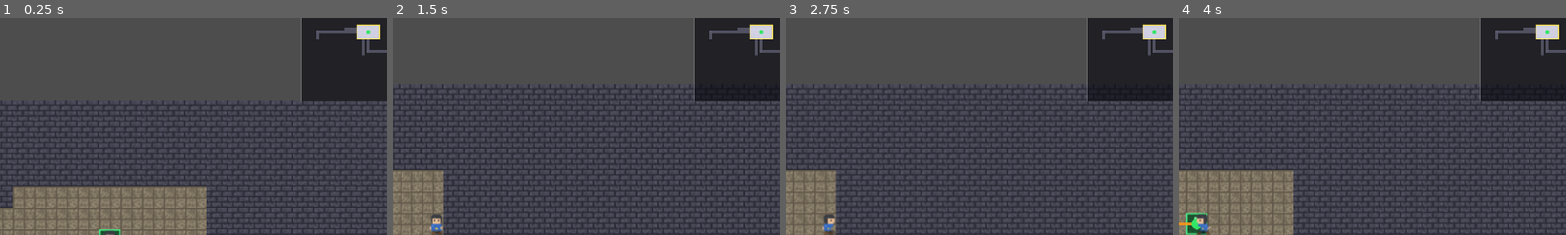
Above: before the commit, frames 1-4 (left to right).
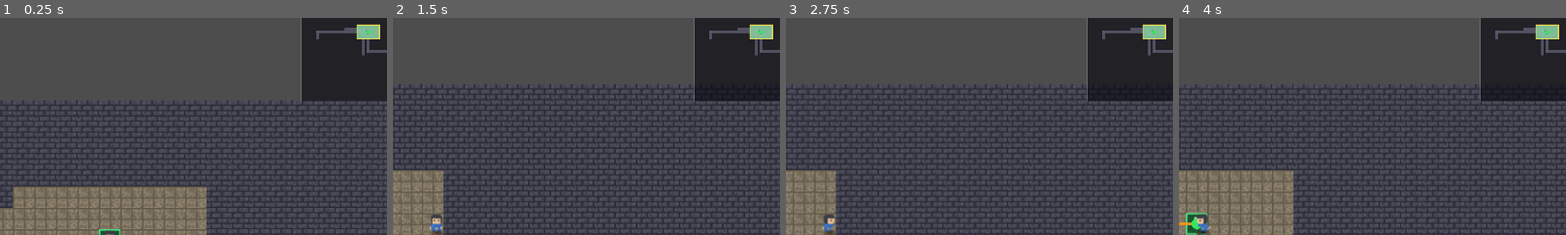
Above: after the commit, the same moments.

Repository: longray/godot_learn
Game: Godot game, scene res://lessons/lesson03_playable/lesson03.tscn
Two runs of this game, one before a commit and one after it. Both use one fixed random seed, a clock stepped at 60 frames per second and the inputs below.
Inputs (mouse positions are % of the whole screen's width and height, from its top left):
- Up to frame 1 (0.25 s): no input
- Up to frame 2 (1.5 s): tap Enter at 0.5 s; move the mouse to (72, 45) at 0.52 s; hold D (move_right) 0.53-1.25 s; click (72, 45) at 0.6 s; drag from (30, 55) to (22, 94) at 1.27 s
- Up to frame 3 (2.75 s): move the mouse to (60, 28) at 2.02 s; hold D (move_right) from 2.03 s (still down); click (60, 28) at 2.1 s
- Up to frame 4 (4 s): release D (move_right) at 2.75 s; drag from (45, 70) to (7, 34) at 2.77 s; move the mouse to (80, 65) at 3.52 s; hold A (move_left) from 3.53 s (still down); click (80, 65) at 3.6 s
The pictures show only the part of the screen within x 44-94%, y 3-53%; the shares and areas given below are measured in that part.

The runs differ from the first frame. In frame 1, 0.3% of the frame differs, in the area x 92-98%, y 3-10%; in frame 2, 0.3%; in frame 3, 0.3%; in frame 4, 0.3%.

Commit message:
feat: 第9课作业2/3/4——钥匙房探索门槛+房间编号+类型配色

Diff:
--- a/2d_rpg_dungeon/lessons/lesson03_playable/dungeon_playable.gd
+++ b/2d_rpg_dungeon/lessons/lesson03_playable/dungeon_playable.gd
@@ -1275,11 +1275,39 @@
 # =========================
 
 func _setup_minimap() -> void:
-	# generate() 末尾：注入世界尺寸、房间矩形与走廊数据（方案 C）
+	# generate() 末尾：注入世界尺寸、房间矩形、走廊数据与类型表
 	if minimap and minimap.has_method("setup"):
-		minimap.setup(map_width, map_height, rooms, corridors)
+		minimap.setup(map_width, map_height, rooms, corridors, _build_room_types())
 
 	_update_minimap()
+
+
+func _build_room_types() -> Array[int]:
+	# 作业 4（第 9 课）：房间类型表（纯读取已有 POI 格子，不碰 RNG）
+	# 优先级：入口 > 出口 > 宝箱 > 怪物 > 普通（导航价值高的覆盖低的）
+	var types: Array[int] = []
+	types.resize(rooms.size())
+	types.fill(MiniMap.ROOM_NORMAL)
+
+	for cell in treasure_cells:
+		var idx := _find_room_index_containing_cell(cell)
+		if idx >= 0:
+			types[idx] = MiniMap.ROOM_TREASURE
+
+	for cell in monster_cells:
+		var idx := _find_room_index_containing_cell(cell)
+		if idx >= 0 and types[idx] == MiniMap.ROOM_NORMAL:
+			types[idx] = MiniMap.ROOM_MONSTER
+
+	var entrance_idx := _find_room_index_containing_cell(entrance_cell)
+	if entrance_idx >= 0:
+		types[entrance_idx] = MiniMap.ROOM_ENTRANCE
+
+	var exit_idx := _find_room_index_containing_cell(exit_cell)
+	if exit_idx >= 0:
+		types[exit_idx] = MiniMap.ROOM_EXIT
+
+	return types
 
 
 func _update_minimap() -> void:
@@ -1293,7 +1321,9 @@
 			has_key,
 			key_cell,
 			# 作业 1（第 9 课）：出口所在房间索引（探索过才画红点）
-			_find_room_index_containing_cell(exit_cell)
+			_find_room_index_containing_cell(exit_cell),
+			# 作业 2（第 9 课）：钥匙所在房间索引（探索过才画黄点）
+			_find_room_index_containing_cell(key_cell)
 		)
 
 	# 作业 5（第 9 课）：探索进度行（探索变化时同步刷新）
--- a/2d_rpg_dungeon/lessons/lesson03_playable/minimap.gd
+++ b/2d_rpg_dungeon/lessons/lesson03_playable/minimap.gd
@@ -1,3 +1,4 @@
+class_name MiniMap
 extends Control
 
 # =========================
@@ -6,6 +7,16 @@
 # 数据全部由 Main 推送（setup + update_state），自身不查游戏状态
 # =========================
 
+# 作业 4（第 9 课）：房间类型（Main 构建类型表用同一组常量；优先级 入口>出口>宝箱>怪物>普通）
+const ROOM_NORMAL := 0
+const ROOM_TREASURE := 1
+const ROOM_MONSTER := 2
+const ROOM_ENTRANCE := 3
+const ROOM_EXIT := 4
+
+# 作业 3（第 9 课）：房间编号字号（180x130 小地图上房间块约 20px，9px 恰好）
+const NUMBER_FONT_SIZE := 9
+
 @export var map_display_size: Vector2 = Vector2(180, 130)
 @export var margin: float = 12.0
 
@@ -31,6 +42,12 @@
 
 # 作业 1（第 9 课）：出口所在房间索引（-1 = 不在任何房间；探索过才显示红点）
 var exit_room_index: int = -1
+
+# 作业 2（第 9 课）：钥匙所在房间索引（-1 = 无钥匙；探索过才显示黄点）
+var key_room_index: int = -1
+
+# 作业 4（第 9 课）：房间类型表（索引对齐 rooms；空表 = 全普通）
+var room_types: Array = []
 
 
 func _ready() -> void:
@@ -52,13 +69,14 @@
 	)
 
 
-func setup(world_width: int, world_height: int, room_data: Array, corridor_data: Array = []) -> void:
-	# generate() 末尾调用：注入世界尺寸、房间矩形与走廊数据（格子坐标）
+func setup(world_width: int, world_height: int, room_data: Array, corridor_data: Array = [], type_data: Array = []) -> void:
+	# generate() 末尾调用：注入世界尺寸、房间矩形、走廊数据与类型表（格子坐标）
 	map_width = maxi(1, world_width)
 	map_height = maxi(1, world_height)
 
 	rooms = room_data
 	corridors = corridor_data
+	room_types = type_data
 
 	queue_redraw()
 
@@ -70,7 +88,8 @@
 	exit: Vector2i,
 	key_owned: bool,
 	key_pos: Vector2i,
-	exit_room_idx: int = -1
+	exit_room_idx: int = -1,
+	key_room_idx: int = -1
 ) -> void:
 	# Main 每次房间变化/钥匙拾取时推送最新状态
 	explored_rooms = explored
@@ -80,6 +99,7 @@
 	has_key = key_owned
 	key_cell = key_pos
 	exit_room_index = exit_room_idx
+	key_room_index = key_room_idx
 
 	queue_redraw()
 
@@ -136,16 +156,26 @@
 
 		var rect := Rect2(room_position * scale, room_size * scale)
 
-		# 当前房间更亮
-		var color := Color(0.45, 0.45, 0.52, 0.9)
-
-		if i == current_room_index:
-			color = Color(0.85, 0.85, 0.92, 0.95)
-
-		draw_rect(rect, color)
+		# 作业 4：按房间类型配色；当前房间提亮（类型仍可辨）
+		var is_current := i == current_room_index
+		draw_rect(rect, _room_color(_room_type_at(i), is_current))
+
+		# 作业 3：房间编号（白字黑描边，任意底色可读；居中）
+		var center := rect.position + rect.size * 0.5
+		var text := str(i + 1)
+		var text_pos := Vector2(rect.position.x, center.y + NUMBER_FONT_SIZE * 0.36)
+		var font := ThemeDB.fallback_font
+		draw_string_outline(
+			font, text_pos, text, HORIZONTAL_ALIGNMENT_CENTER,
+			rect.size.x, NUMBER_FONT_SIZE, 2, Color(0, 0, 0, 0.85)
+		)
+		draw_string(
+			font, text_pos, text, HORIZONTAL_ALIGNMENT_CENTER,
+			rect.size.x, NUMBER_FONT_SIZE, Color(1, 1, 1, 0.92)
+		)
 
 		# 当前房间黄框强调
-		if i == current_room_index:
+		if is_current:
 			draw_rect(
 				rect,
 				Color(1.0, 0.9, 0.3, 0.9),
@@ -169,13 +199,41 @@
 			Color(0.9, 0.25, 0.25)
 		)
 
-	# 钥匙（黄点，可选；拿到后消失）
-	if show_key and key_cell != Vector2i(-1, -1) and not has_key:
+	# 钥匙（黄点，可选；作业 2：探索过钥匙房间才显示，拿到后消失）
+	if show_key and key_cell != Vector2i(-1, -1) and not has_key and explored_rooms.has(key_room_index):
 		draw_circle(
 			_cell_to_minimap_position(key_cell, scale),
 			3.0,
 			Color(1.0, 0.9, 0.2)
 		)
+
+
+func _room_type_at(index: int) -> int:
+	# 作业 4：类型表越界/未注入时按普通房处理
+	if index < 0 or index >= room_types.size():
+		return ROOM_NORMAL
+
+	return int(room_types[index])
+
+
+func _room_color(room_type: int, is_current: bool) -> Color:
+	# 作业 4：类型配色（文档色板）；当前房间向白色 lerp 0.35 提亮
+	var base := Color(0.45, 0.45, 0.52, 0.9)
+
+	match room_type:
+		ROOM_TREASURE:
+			base = Color(0.82, 0.58, 0.28, 0.92)
+		ROOM_MONSTER:
+			base = Color(0.58, 0.40, 0.75, 0.92)
+		ROOM_ENTRANCE:
+			base = Color(0.25, 0.65, 0.40, 0.92)
+		ROOM_EXIT:
+			base = Color(0.72, 0.30, 0.30, 0.92)
+
+	if is_current:
+		base = base.lerp(Color(1, 1, 1, 1), 0.35)
+
+	return base
 
 
 func _cell_to_minimap_position(cell: Vector2i, scale: Vector2) -> Vector2:
